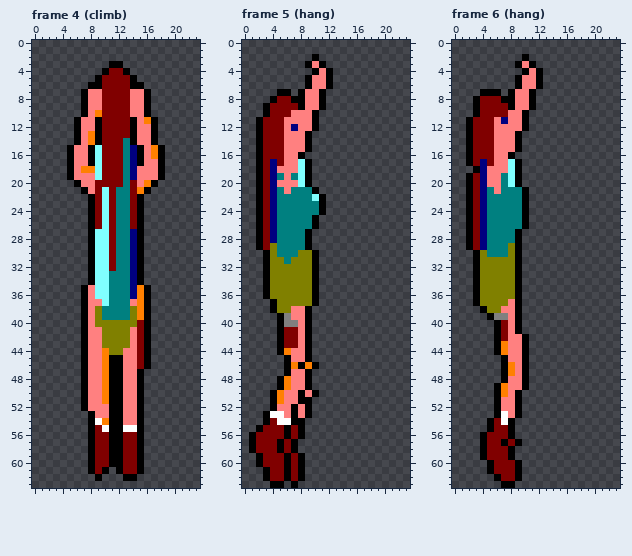
One commit to this pixel-art file: assets/sprites/heroine_actions_cpc_mode0.aseprite. That is the earlier state.
24x64 pixels, 19 frames. Shown: frame 4 (climb), frame 5 (hang), frame 6 (hang). The commit also changed other frames, which this record leaves out.
The result:
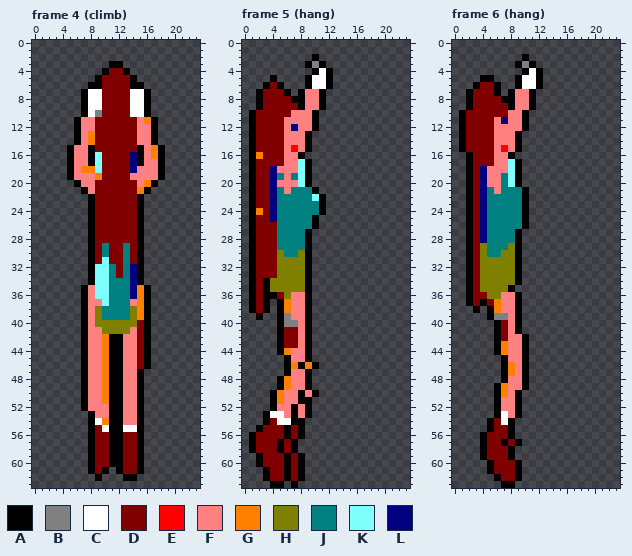
Palette (. is transparent): A #000000  B #808080  C #ffffff  D #800000  E #ff0000  F #ff8080  G #ff8000  H #808000  J #008080  K #80ffff  L #000080
From old to new:
--- frame 4 (climb)
@@ x 6..17 @@
  6 ..AADDDDAA..
- 7 .AFFDDDDFFA.
- 8 .AFFDDDDFFA.
- 9 .AFFDDDDFFA.
-10 .AFGDDDDFFA.
-11 AFFADDDDAFGA
-12 AFFADDDDAFFA
-13 AFGADDDDAFFA
-14 AFGADDDJAFFA
-15 FFAKDDDJLAFG
-16 FFAKDDDJLAFG
-17 FFAKDDDJLAFF
-18 FGGKDDDJLFFF
-19 FFFKDDDJLFFF
-20 AFFDDDDJDFGA
-21 .AFDKDJJDGA.
-22 ..ADKDJJDA..
-23 ..ADKDJJDA..
-24 ..ADKDJJDA..
-25 ..ADKDJJDA..
-26 ..ADKDJJDA..
-27 ..AKKDJJLA..
-28 ..AKKDJJLA..
-29 ..AKKDJJLA..
-30 ..AKKDJJLA..
-31 ..AKKDJJLA..
-32 ..AKKDJJLA..
-33 ..AKKJJJLA..
+ 7 .ACCDDDDCCA.
+ 8 .ACCDDDDCCA.
+ 9 .ACCDDDDCCA.
+10 .ACBDDDDCCA.
+11 AFFDDDDDDFGA
+12 AFFDDDDDDFFA
+13 AFGDDDDDDFFA
+14 AFGDDDDDDFFA
+15 FFADDDDDDAFG
+16 FFAKDDDDLAFG
+17 FFAKDDDDLAFF
+18 FGGKDDDDLFFF
+19 FFFGDDDDFFFF
+20 AFFDDDDDDFGA
+21 .AFDDDDDDGA.
+22 ..ADDDDDDA..
+23 ..ADDDDDDA..
+24 ..ADDDDDDA..
+25 ..ADDDDDDA..
+26 ..ADDDDDDA..
+27 ..ADDDDDDA..
+28 ..ADDDDDDA..
+29 ..ADJDDJDA..
+30 ..ADJDDJDA..
+31 ..ADKDDJDA..
+32 ..AKKJDJLA..
+33 ..AKKJDJLA..
 34 ..AKKJJJLA..
@@ x 8..15 @@
 41 FFHHHHFD
-42 FFHHHHFD
-43 FFHHHHFD
-44 FFGHHFFD
+42 FFGAAFFD
+43 FFGAAFFD
+44 FFGAAFFD
 45 FFGAAFFD
--- frame 5 (hang)
@@ x 0..13 @@
  2 ..........A...
- 3 .........AFA..
- 4 ..........AFA.
- 5 .........AFFA.
- 6 .........AFFA.
- 7 .....AA.AFFA..
- 8 ....ADDAAFFA..
- 9 ...ADDDDAFFA..
-10 ...ADDDFFFA...
-11 ..ADDDFFFFA...
-12 ..ADDDFLFFA...
-13 ..ADDDFFFA....
-14 ..ADDDFFFA....
-15 ..ADDDFFFA....
-16 ..ADDDFFA.....
-17 ..ADLDFFKA....
-18 ..ADLFFFKA....
-19 ..ADLJFJKA....
-20 ..ADLFFFKA....
-21 ..ADLJFJJJA...
-22 ..ADLJJJJJKA..
-23 ..ADLJJJJJJA..
-24 ..ADLJJJJJJA..
-25 ..ADLJJJJJA...
-26 ..ADLJJJJJA...
-27 ..ADLJJJJA....
-28 ..ADLJJJJA....
-29 ..ADHJJJJA....
-30 ...AHJJJHHA...
-31 ...AHHJHHHA...
-32 ...AHHHHHHA...
-33 ...AHHHHHHA...
-34 ...AHHHHHHA...
-35 ...AHHHHHHA...
-36 ...AHHHHHHA...
-37 ....AHHHHHA...
-38 ....AHHFFA....
-39 .....ABFFA....
+ 3 .........ABA..
+ 4 ..........ACA.
+ 5 ....A....ACCA.
+ 6 ...ADA...ACCA.
+ 7 ..ADDDA.AFFA..
+ 8 ..ADDDDAAFFA..
+ 9 ..ADDDDDAFFA..
+10 .ADDDDDFFFA...
+11 .ADDDDFFFFA...
+12 .ADDDDFLFFA...
+13 .ADDDDFFFA....
+14 .ADDDDFFFA....
+15 .ADDDDFEFA....
+16 .AGDDDFFA.....
+17 .ADDDDFFKA....
+18 .ADDLFFFKA....
+19 .ADDLJFJKA....
+20 .ADDLFFFKA....
+21 .ADDLJFJJJA...
+22 .ADDLJJJJJKA..
+23 .ADDLJJJJJJA..
+24 .AGDLJJJJJJA..
+25 .ADDLJJJJJA...
+26 .ADDDJJJJJA...
+27 .ADDDJJJJA....
+28 .ADDDJJJJA....
+29 .ADDDJJJJA....
+30 .ADDDHJJHA....
+31 .ADDDHHHHA....
+32 .ADDDHHHHA....
+33 .ADDDHHHHA....
+34 .ADAHHHHHA....
+35 .ADAHHHHHA....
+36 .ADAADHFFA....
+37 .ADA.AGFFA....
+38 .ADA.AGFFA....
+39 ..A..ABFFA....
 40 .....ABBFA....
--- frame 6 (hang)
@@ x 0..13 @@
  2 ..........A...
- 3 .........AFA..
- 4 ..........AFA.
- 5 .........AFFA.
- 6 .........AFFA.
- 7 ....AAA.AFFA..
- 8 ...ADDDAAFFA..
- 9 ...ADDDDAFFA..
-10 ...ADDDDFFA...
-11 ..ADDDFLFFA...
-12 ..ADDDFFFFA...
-13 ..ADDDFFFA....
-14 ..ADDDFFFA....
-15 ..ADDDFFFA....
+ 3 .........ABA..
+ 4 ..........ACA.
+ 5 ....AA...ACCA.
+ 6 ...ADDA..ACCA.
+ 7 ..ADDDA.AFFA..
+ 8 ..ADDDDAAFFA..
+ 9 ..ADDDDDAFFA..
+10 .ADDDDDDFFA...
+11 .ADDDDFLFFA...
+12 .ADDDDFFFFA...
+13 .ADDDDFFFA....
+14 .ADDDDFFFA....
+15 .ADDDDFEFA....
 16 ..ADDDFFA.....
-17 ..ADLDFFKA....
-18 ...ALFFFKA....
+17 ..ADDDFFKA....
+18 ..ADLFFFKA....
 19 ..ADLFFJKA....
@@ x 0..11 @@
 28 ..ADLJJJJA..
-29 ..ADLJJJHA..
-30 ...AHJJJHA..
-31 ...AHHHHHA..
-32 ...AHHHHHA..
-33 ...AHHHHHA..
-34 ...AHHHHHA..
-35 ...AHHHHHA..
-36 ...AHHHHHA..
-37 ...AHHHHFA..
-38 ....AHHFFA..
+29 ..ADHJJJHA..
+30 ..ADHJJHHA..
+31 ..ADHHHHHA..
+32 ..ADHHHHHA..
+33 ..ADHHHHHA..
+34 ..ADHHHHHA..
+35 ..ADHHHHA...
+36 ..ADDHHFFA..
+37 ..ADADGFFA..
+38 ...A.AGFFA..
 39 .....ABBFA..
